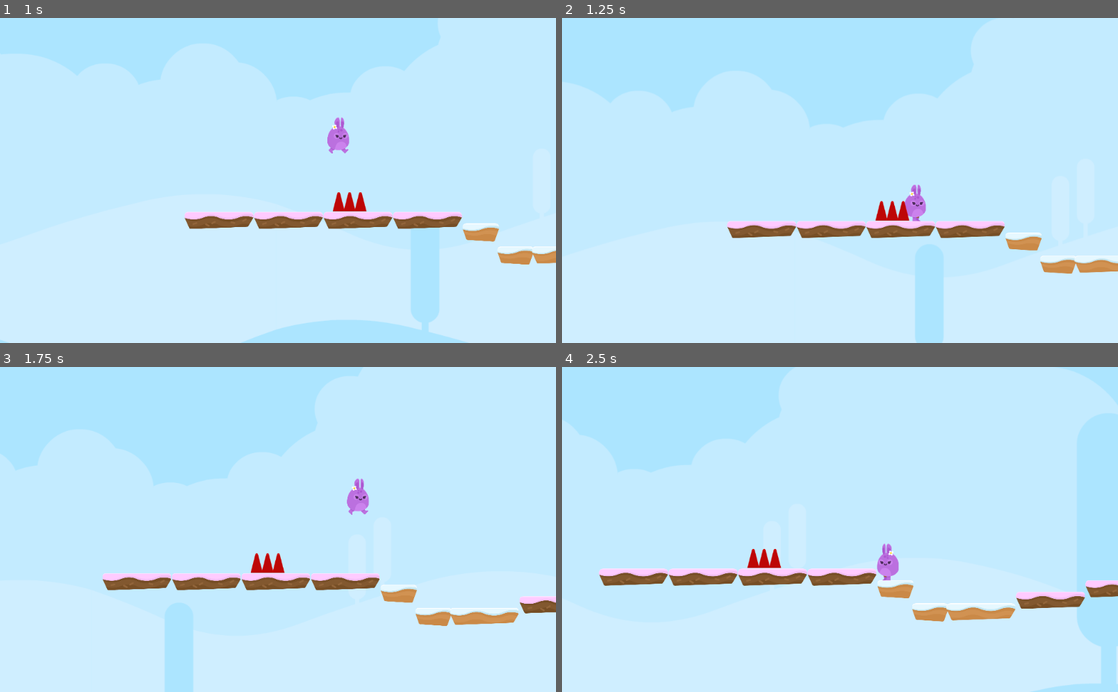
Above: before the commit, frames 1-4 (two rows, left to right).
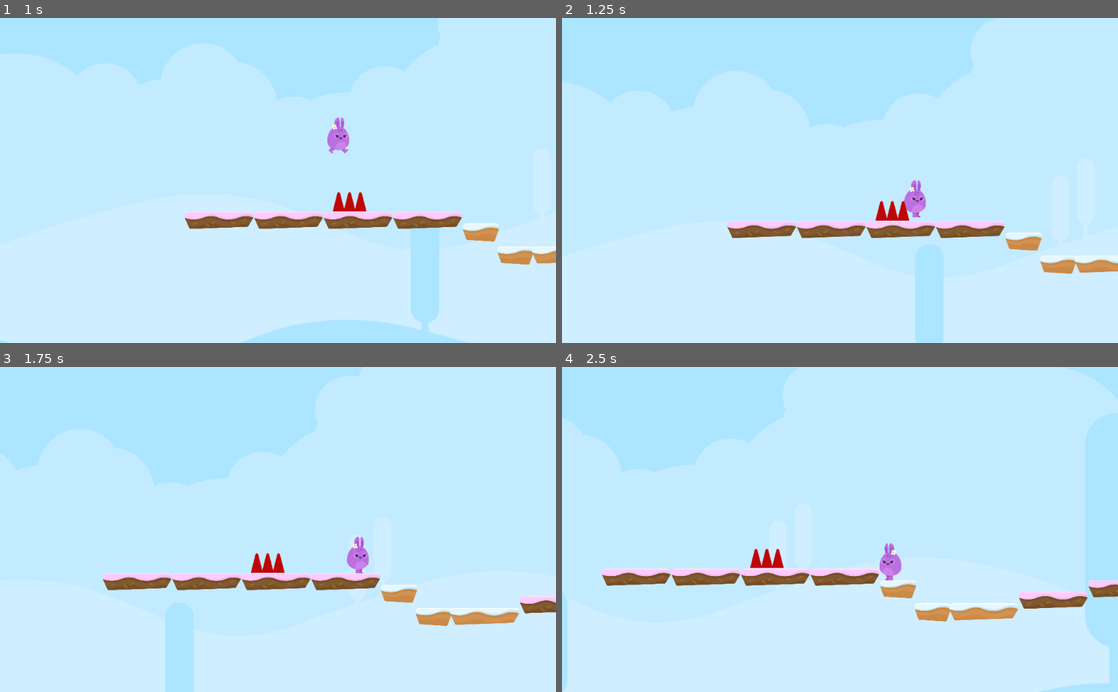
Above: after the commit, the same moments.

Repository: KennedyMungai/SimplePlatformer
Game: Godot game, scene res://Scenes/Levels/Level1.tscn
The game is run twice, just before and just after one commit, with the same random seed, the same clock (stepped at 60 frames per second) and the same inputs.
Inputs:
- Up to frame 1 (1 s): hold D (right) from 0.53 s (still down); tap W (jump) at 0.77 s
- Up to frame 2 (1.25 s): keep holding D (right)
- Up to frame 3 (1.75 s): keep holding D (right); tap W (jump) at 1.52 s
- Up to frame 4 (2.5 s): release D (right) at 2.03 s; hold A (left) from 2.03 s (still down)

Frame 1 is identical in both runs. In frame 2, 0.2% of the frame differs, in the area x 61-66%, y 49-63%; in frame 3, 0.7%; in frame 4, 1.7%, in the area x 0-100%, y 54-100%.

Commit message:
Called the hurt function in the body node

Diff:
--- a/Scripts/Hazards.gd
+++ b/Scripts/Hazards.gd
@@ -3,4 +3,4 @@
 
 
 func _on_Hazards_body_entered(body: Node) -> void:
-	print("I just hurt a player character");
+	body.hurt();
